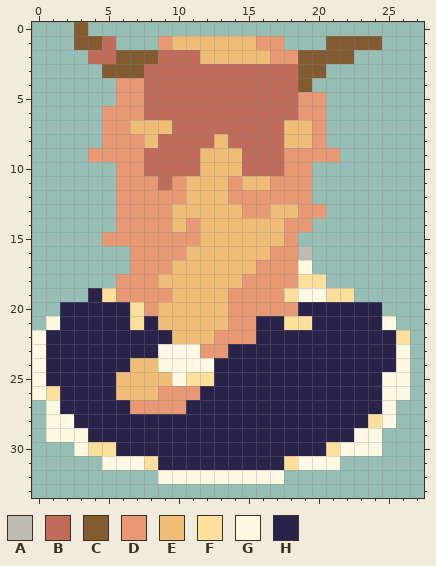
Pixel-art sprite: img/player/idle.png. Above: the version before the commit.
The file is 28x34 pixels.
Palette (. is transparent): A #bebbb2  B #c16c5b  C #825b31  D #e89973  E #f0bd77  F #fbdf9b  G #fff9e4  H #2a2349
Pixels before, first column x 0:
 0 ...C.......................
 1 ...CCB...DEEEEEEDD...CCCC..
 2 ....BBCCCBBBEEEEEDDCCCC....
 3 .....CCCBBBBBBBBBBBCC......
 4 ......DDBBBBBBBBBBBC.......
 5 ......DDBBBBBBBBBBBDD......
 6 .....DDDBBBBBBBBBBBDD......
 7 .....DDEEEBBBBBBBBEED......
 8 .....DDDEBBBBEBBBBEED......
 9 ....DDDDBBBBEEEBBBDDDD.....
10 ......DDBBBBEEEBBBDD.......
11 ......DDDBDEEEDEEDDD.......
12 ......DDDDDEEEDDDDDD.......
13 ......DDDDEEEEEDDEEDD......
14 ......DDDDEDEEEEEEDD.......
15 .....DDDDDDDEEEEEED........
16 .......DDDDEEEEEEDDA.......
17 .......DDDEEEEEEDDDG.......
18 ......DDDEEEEEEDDDDFF......
19 ....HFDDDDEEEEDDDDFGGFF....
20 ..HHHHHFDEEEEEDDDDDHHHHHH..
21 .GHHHHHFHEEEEEDDHHFFHHHHHG.
22 GHHHHHHHHHEEEDDDHHHHHHHHHHF
23 GHHHHHHHHGGGDDHHHHHHHHHHHHG
24 GHHHHHHEEGGGGHHHHHHHHHHHHHG
25 GHHHHHEEEEGFFHHHHHHHHHHHHGG
26 GFHHHHEEEDDDHHHHHHHHHHHHHGG
27 .GHHHHHDDDDHHHHHHHHHHHHHHG.
28 .GGHHHHHHHHHHHHHHHHHHHHHFG.
29 .GGGHHHHHHHHHHHHHHHHHHHGG..
30 ...GFFHHHHHHHHHHHHHHHFGGG..
31 .....GGGFHHHHHHHHHFGGG.....
32 .........GGGGGGGGG.........
Now the later version:
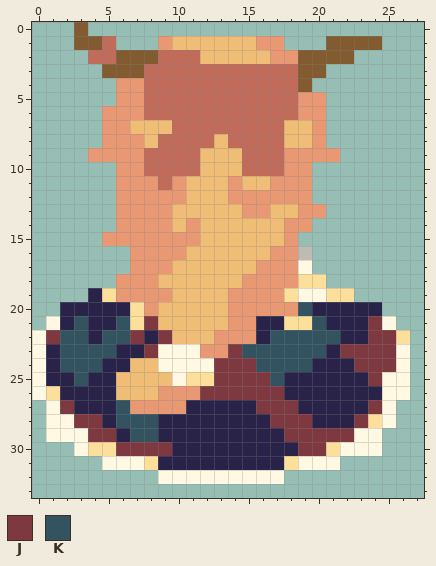
Colours new in this view: J #7d3840  K #32535f
Edits made:
Colour J replaces colour H in row 21 at x 8 and 24; in row 22 at x 1, 7, 9 and 24 to 25; in row 23 at x 8, 14 and 22 to 25; in row 24 at x 13 to 15 and 23 to 25; in row 25 at x 13 to 16 and 24; in row 26 at x 12 to 17.
Colour J replaces colour H in row 27 at x 2, 16 to 18 and 24; in row 28 at x 3 to 4, 17 to 19 and 23; in row 29 at x 4 to 5 and 18 to 22; in row 30 at x 6 to 9 and 19 to 20.
Colour K replaces colour H in row 20 at x 19; in row 21 at x 3, 6 and 20; in row 22 at x 2 to 3, 5 to 6 and 17 to 21; in row 23 at x 2 to 5 and 15 to 20; in row 24 at x 2 to 4 and 16 to 19; in row 25 at x 3 and 17.
Colour K replaces colour H in row 27 at x 6; in row 28 at x 6 to 8; in row 29 at x 7 to 8.
